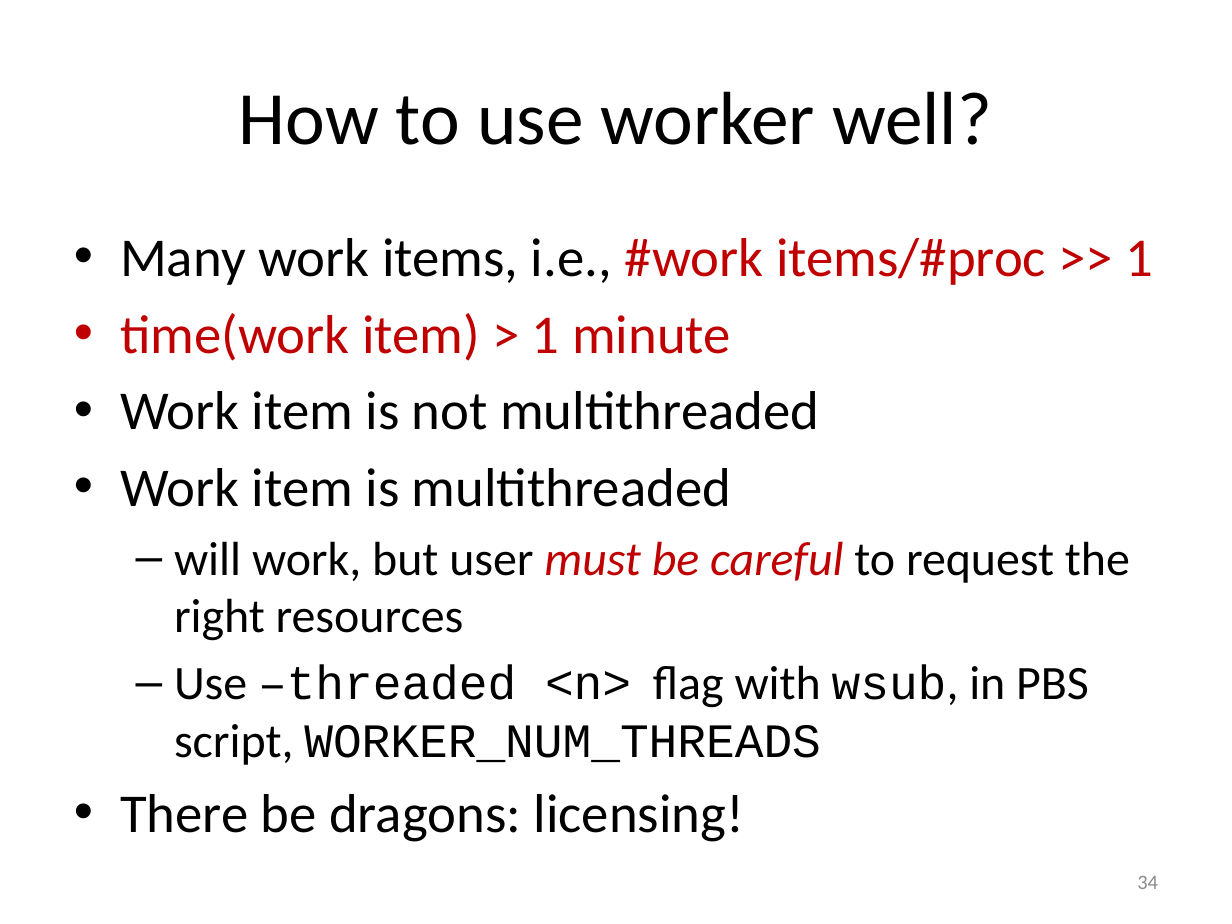
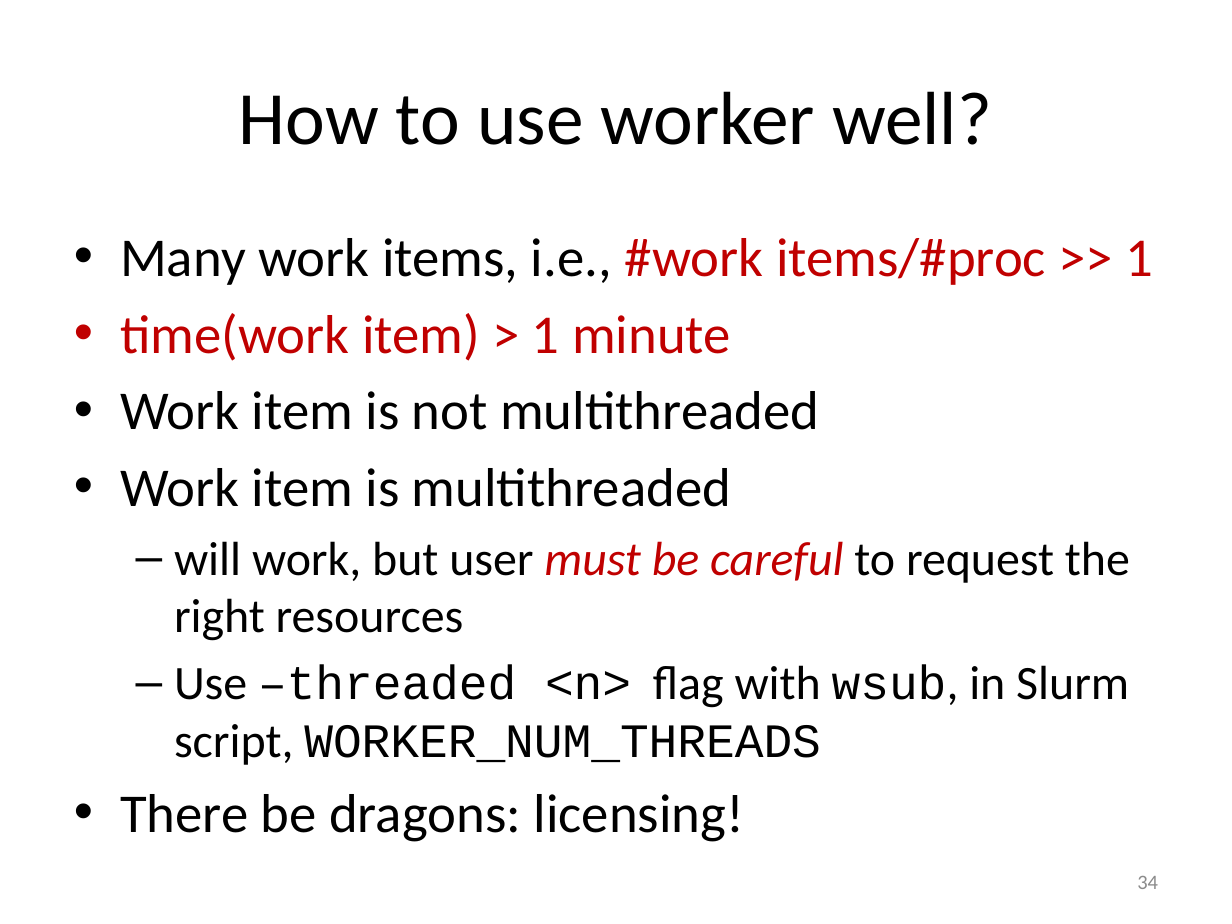
Before and after one commit to gjbex/worker-and-atools, a slide deck: slide 34 of worker_atools.pptx. Drawn at 1232x924 pixels with LibreOffice and Linux fonts; fonts in the diff are those of the drawing. Boxes give left, top, right and bottom in pixels: in the first picture for what was removed or moved away, otherwise in the second. Text is boxed around its words. In the diff, an @@ line names an element or a change of style, - is before the commit and + after.

Commit message:
Adapted atools slides for Slurm

```diff
--- a/worker_atools.pptx
+++ b/worker_atools.pptx
@@ text at [174,665,1129,765]: text changed @@
-  – Use –threaded <n> flag with wsub, in PBS script, WORKER_NUM_THREADS
+  – Use –threaded <n> flag with wsub, in Slurm script, WORKER_NUM_THREADS
```
Also in this commit, not shown: 22 other slides changed, 1 slide removed.
